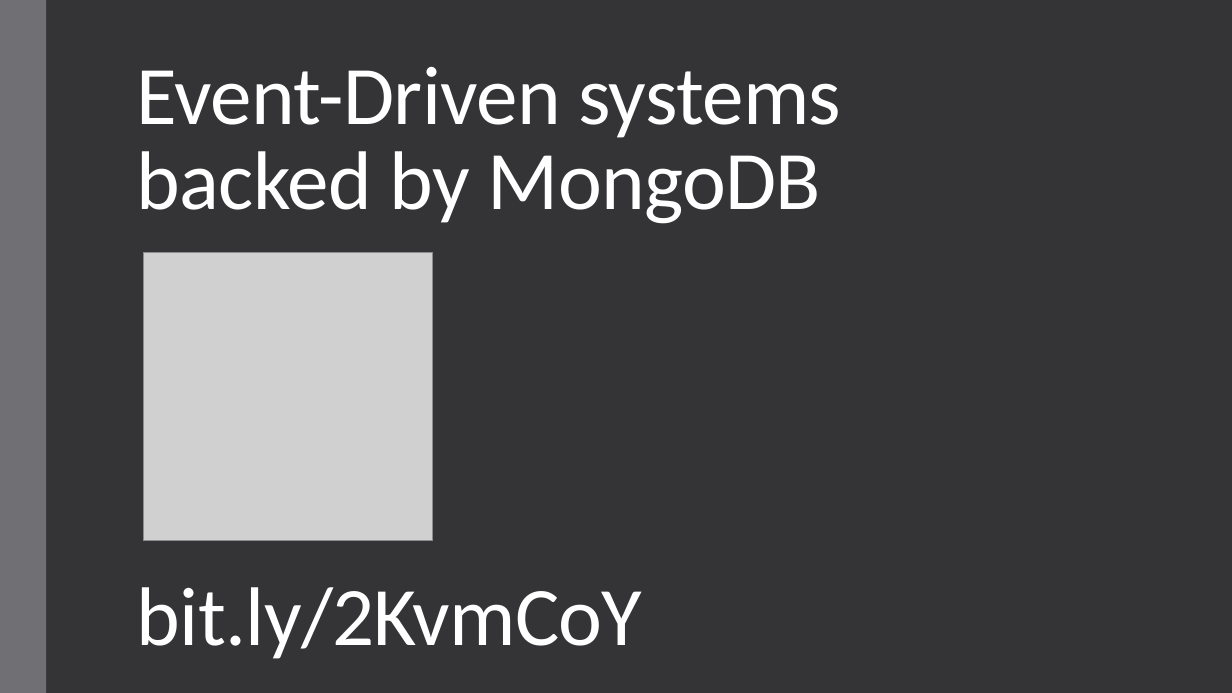
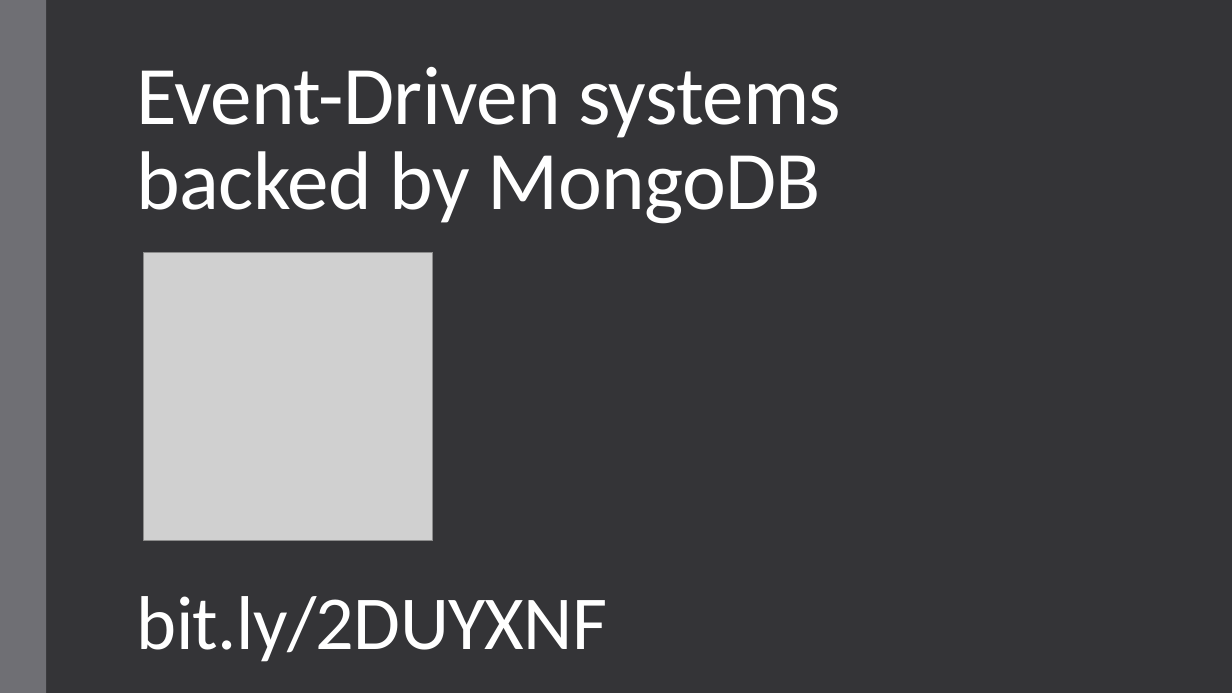
Before and after one commit to andrii-litvinov/event-driven-mongodb, a slide deck: slide 1 of t18-event-mongodb.pptx. Drawn at 1232x693 pixels with LibreOffice and Linux fonts; fonts in the diff are those of the drawing; grey boxes stand for pictures. Boxes give left, top, right and bottom in pixels: in the first picture for what was removed or moved away, otherwise in the second. Text is boxed around its words. In the diff, an @@ line names an element or a change of style, - is before the commit and + after.

Commit message:
Update slides

```diff
--- a/t18-event-mongodb.pptx
+++ b/t18-event-mongodb.pptx
@@ text at (x1=137, y1=596, x2=608, y2=662): text changed; size 64.8 to 59.4 pt @@
-bit.ly/2KvmCoY
+bit.ly/2DUYXNF
```
Also in this commit, not shown: 1 other slide changed, 3 slides added, 2 slides removed.
